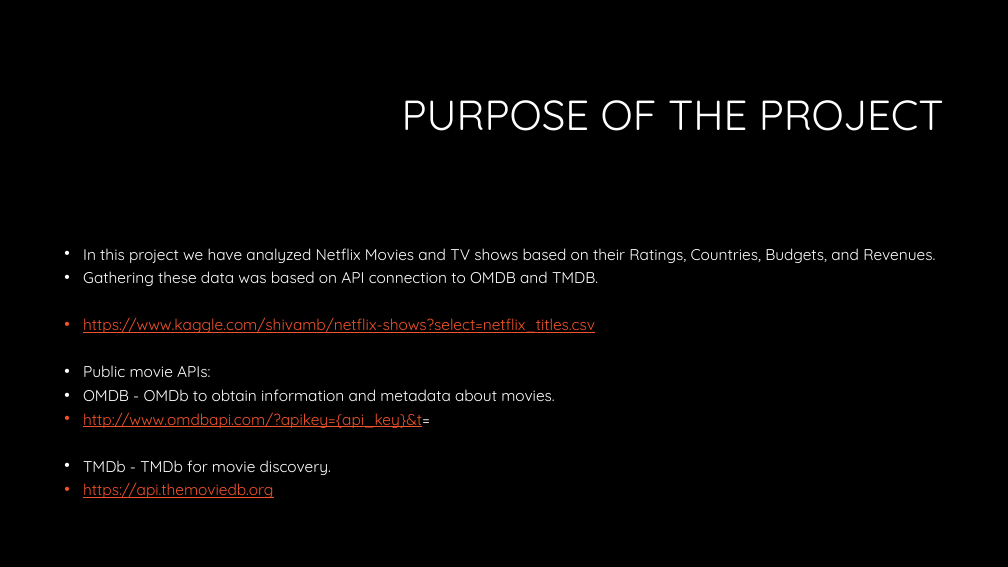
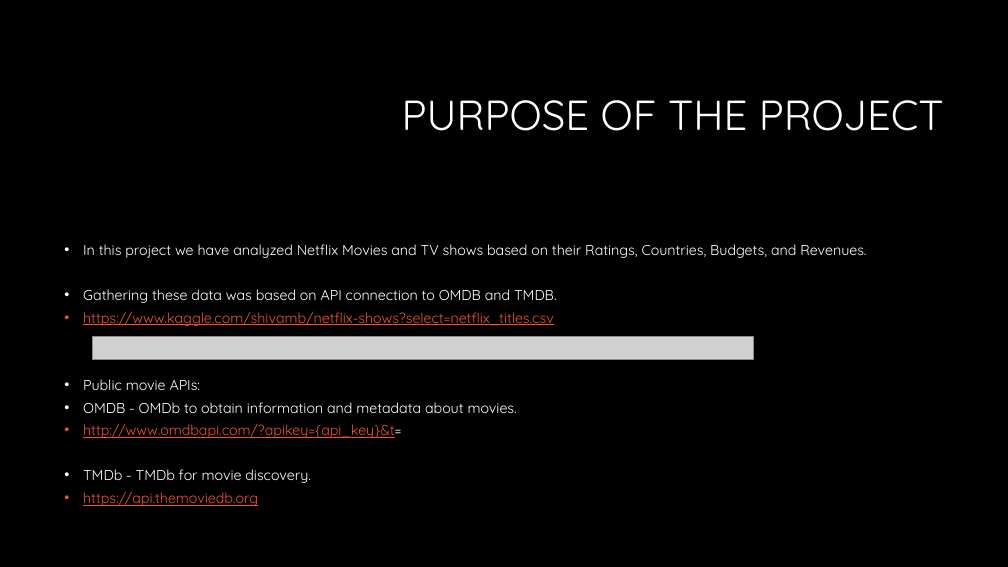
Before and after one commit to ahmadfarouk/Project-Netflix, a slide deck: slide 3 of netflix/The era of Netflix.pptx. Drawn at 1008x567 pixels with LibreOffice and Linux fonts; fonts in the diff are those of the drawing; grey boxes stand for pictures; background and template pictures are left out. Boxes give left, top, right and bottom in pixels: in the first picture for what was removed or moved away, otherwise in the second. Text is boxed around its words. In the diff, an @@ line names an element or a change of style, - is before the commit and + after.

```diff
--- a/netflix/The era of Netflix.pptx
+++ b/netflix/The era of Netflix.pptx
@@ text "In this project we have ..." at bbox=[83, 244, 866, 506]: size 14.8 to 13.6 pt @@
@@ picture added at bbox=[92, 337, 754, 359] @@
```
Also in this commit, not shown: 1 other slide changed, 4 slides added.
